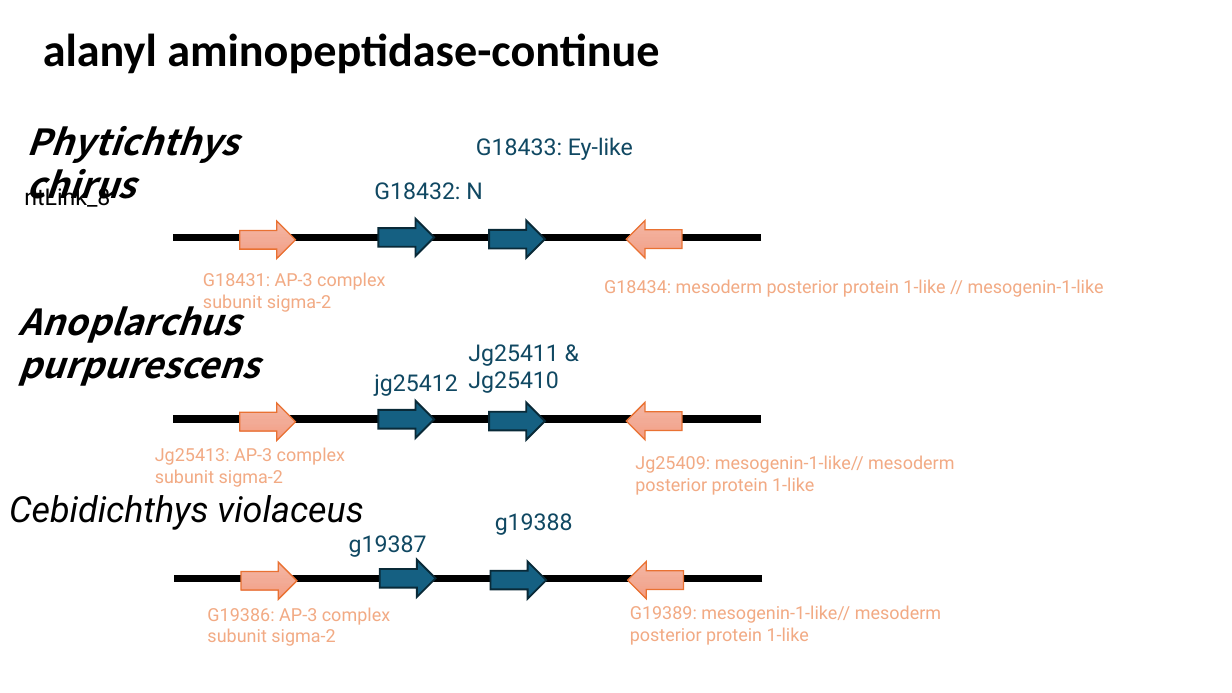
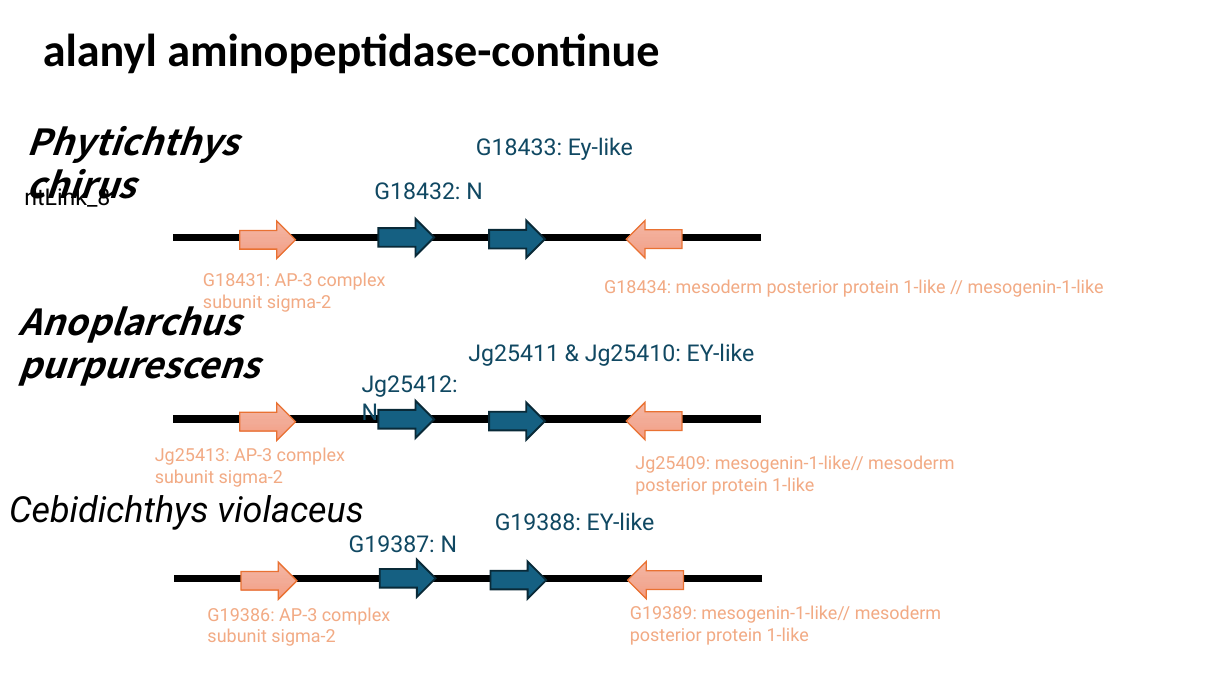
Before and after one commit to jyw-atgithub/fish-genome, a slide deck: slide 27 of synteny.pptx (slide 23 before the commit). Drawn at 1232x693 pixels with LibreOffice and Linux fonts; fonts in the diff are those of the drawing. Boxes give left, top, right and bottom in pixels: in the first picture for what was removed or moved away, otherwise in the second. Text is boxed around its words. In the diff, an @@ line names an element or a change of style, - is before the commit and + after.

```diff
--- a/synteny.pptx
+++ b/synteny.pptx
@@ text at box(468, 343, 755, 366): text changed @@
-Jg25411 & Jg25410
+Jg25411 & Jg25410: EY-like
@@ text at box(362, 375, 458, 425): text changed @@
-jg25412
+Jg25412: N
@@ text at box(349, 535, 457, 553): text changed @@
-g19387
+G19387: N
@@ text at box(495, 512, 655, 531): text changed @@
-g19388
+G19388: EY-like
```
Also in this commit, not shown: 7 other slides changed, 4 slides added, 3 other files.
